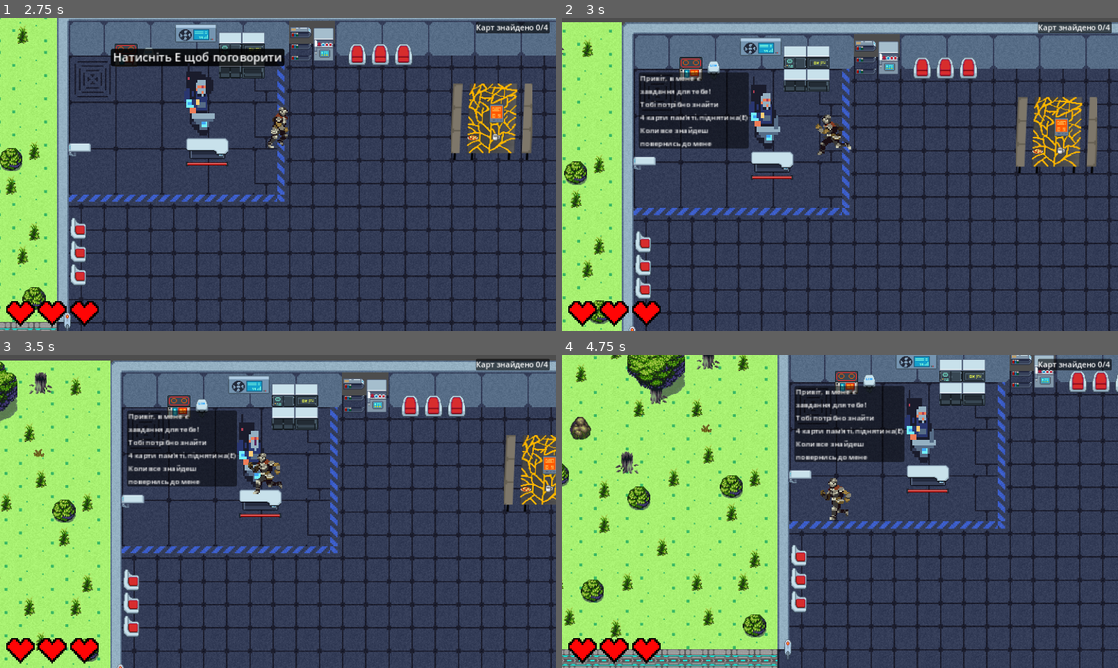
Above: before the commit, frames 1-4 (two rows, left to right).
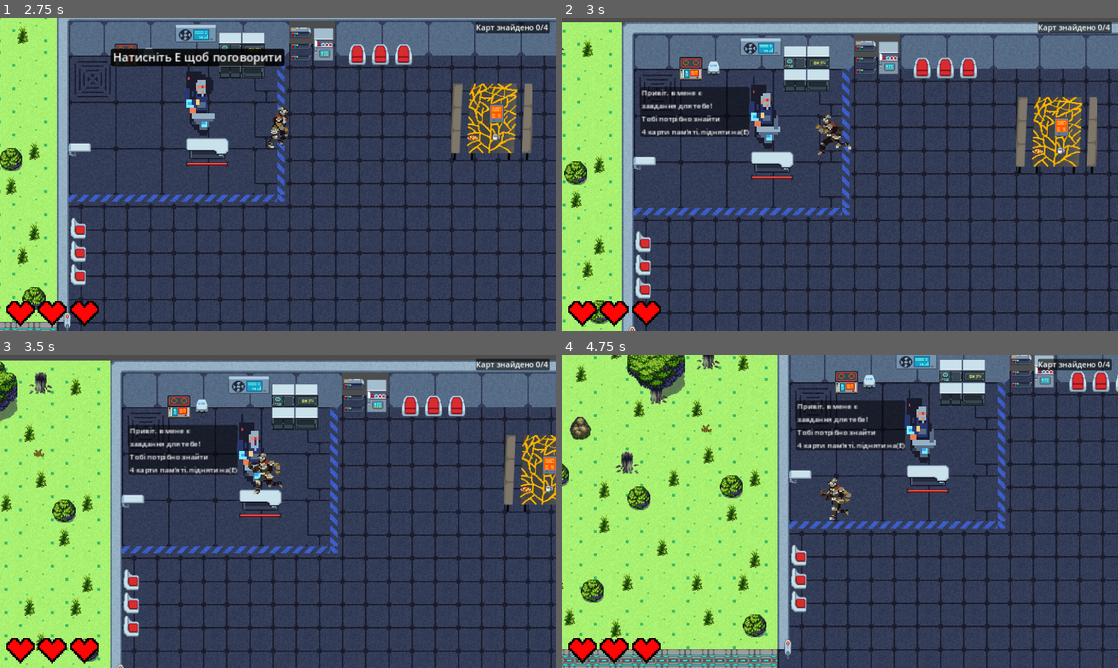
Above: after the commit, the same moments.

Repository: liketaurus/SE-practice-template
Game: Godot game, scene res://Scenes/menu.tscn
The game is run twice, just before and just after one commit, with the same random seed, the same clock (stepped at 60 frames per second) and the same inputs.
Inputs:
- Up to frame 1 (2.75 s): click "Почати гру" at 0.5 s; tap Enter at 1.25 s; hold E 1.28-2.03 s; hold W from 1.28 s (still down); tap Space at 1.52, 2.27 s; tap Shift at 2.1 s
- Up to frame 2 (3 s): release W at 2.78 s; hold A from 2.78 s (still down); hold E from 2.78 s (still down)
- Up to frame 3 (3.5 s): keep holding A; keep holding E
- Up to frame 4 (4.75 s): release E at 3.53 s; tap Shift at 3.6 s; tap Space at 3.77, 4.52 s; release A at 4.28 s; hold S from 4.28 s (still down); hold E from 4.28 s (still down)

Frame 1 is identical in both runs. In frame 2, 2.5% of the frame differs, in the area x 13-34%, y 17-42%; in frame 3, 2.5%; in frame 4, 2.5%.

Commit message:
Fixed NPC

Diff:
--- a/src/Cyberpunk2069/Scenes/NPC.tscn
+++ b/src/Cyberpunk2069/Scenes/NPC.tscn
@@ -69,18 +69,16 @@
 
 [node name="Label" type="Label" parent="."]
 visible = false
-offset_left = -171.0
-offset_top = -108.0
-offset_right = -19.0
-offset_bottom = -9.0
+offset_left = -169.0
+offset_top = -88.0
+offset_right = -18.0
+offset_bottom = -23.0
 theme_override_font_sizes/font_size = 10
 theme_override_styles/normal = SubResource("StyleBoxFlat_3gvf2")
 text = "Привіт, в мене є
 завдання для тебе!
 Тобі потрібно знайти
-4 карти пам'яті, підняти на(E)
-Коли все знайдеш
-повернись до мене"
+4 карти пам'яті, підняти на(E)"
 
 [node name="Label2" type="Label" parent="."]
 visible = false
@@ -126,10 +124,10 @@
 
 [node name="Button" type="Button" parent="Label3"]
 layout_mode = 0
-offset_left = -88.0
-offset_top = 101.0
-offset_right = 60.0
-offset_bottom = 136.0
+offset_left = -91.0
+offset_top = 103.0
+offset_right = 57.0
+offset_bottom = 138.0
 theme_override_font_sizes/font_size = 12
 text = "Посилання на сторінку"
 
